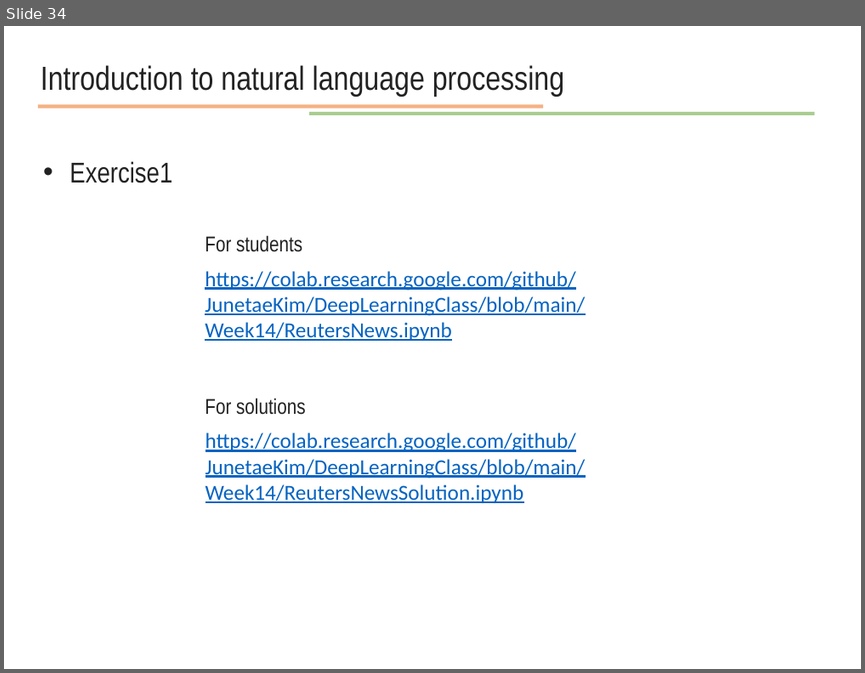
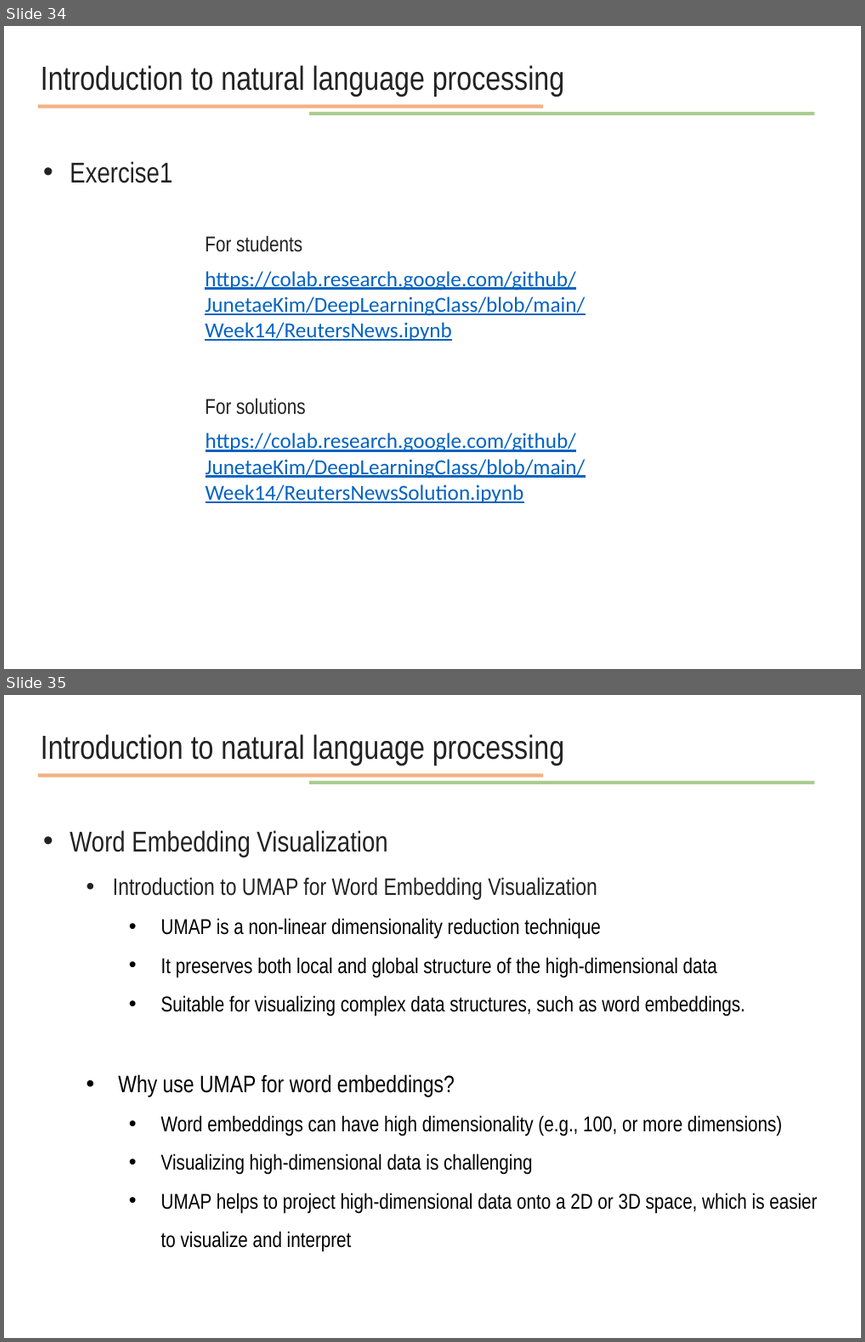
Before and after one commit to JunetaeKim/DeepLearningClass, a slide deck: Week14/week14 natural language processing.pptx. Shown one above the other, each under a label of ours: slide 34 before the commit, slides 34 and 35 after it. The pictures are 865x673 and 865x1342 pixels, drawn with LibreOffice and Linux fonts; fonts in the diff are those of the drawing. Boxes give left, top, right and bottom in pixels: in the first picture for what was removed or moved away, otherwise in the second. Text is boxed around its words. In the diff, an @@ line names an element or a change of style, - is before the commit and + after.

```diff
--- a/Week14/week14 natural language processing.pptx
+++ b/Week14/week14 natural language processing.pptx
@@ slide 35 added at [4,695,861,1338], background #FFFFFF @@
@@ text added at [41,734,564,765], 28 pt, text #222222 @@
+Introduction to natural language processing
@@ line added from (38, 776) to (543, 776), #ED7D31 3 pt @@
@@ line added from (309, 783) to (815, 783), #70AD47 3 pt @@
@@ text added at [69,830,817,1252], 18 pt, text #000000 @@
+• Word Embedding Visualization
+  • Introduction to UMAP for Word Embedding Visualization
+    • UMAP is a non-linear dimensionality reduction technique
+    • It preserves both local and global structure of the high-dimensional data
+    • Suitable for visualizing complex data structures, such as word embeddings.
+  • Why use UMAP for word embeddings?
+    • Word embeddings can have high dimensionality (e.g., 100, or more dimensions)
+    • Visualizing high-dimensional data is challenging
+    • UMAP helps to project high-dimensional data onto a 2D or 3D space, which is easier to visualize and interpret
```
Also in this commit, not shown: 1 other slide added, 3 other files.
